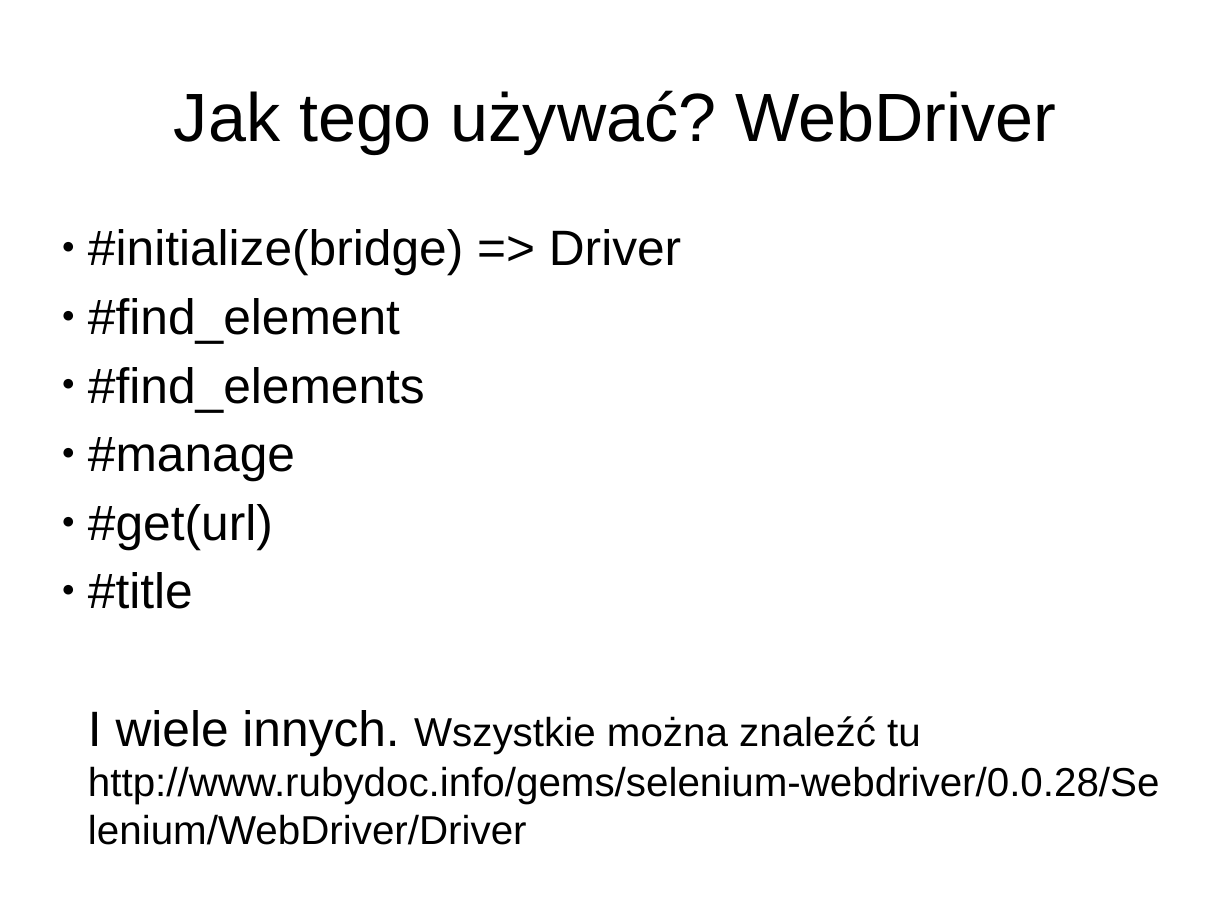
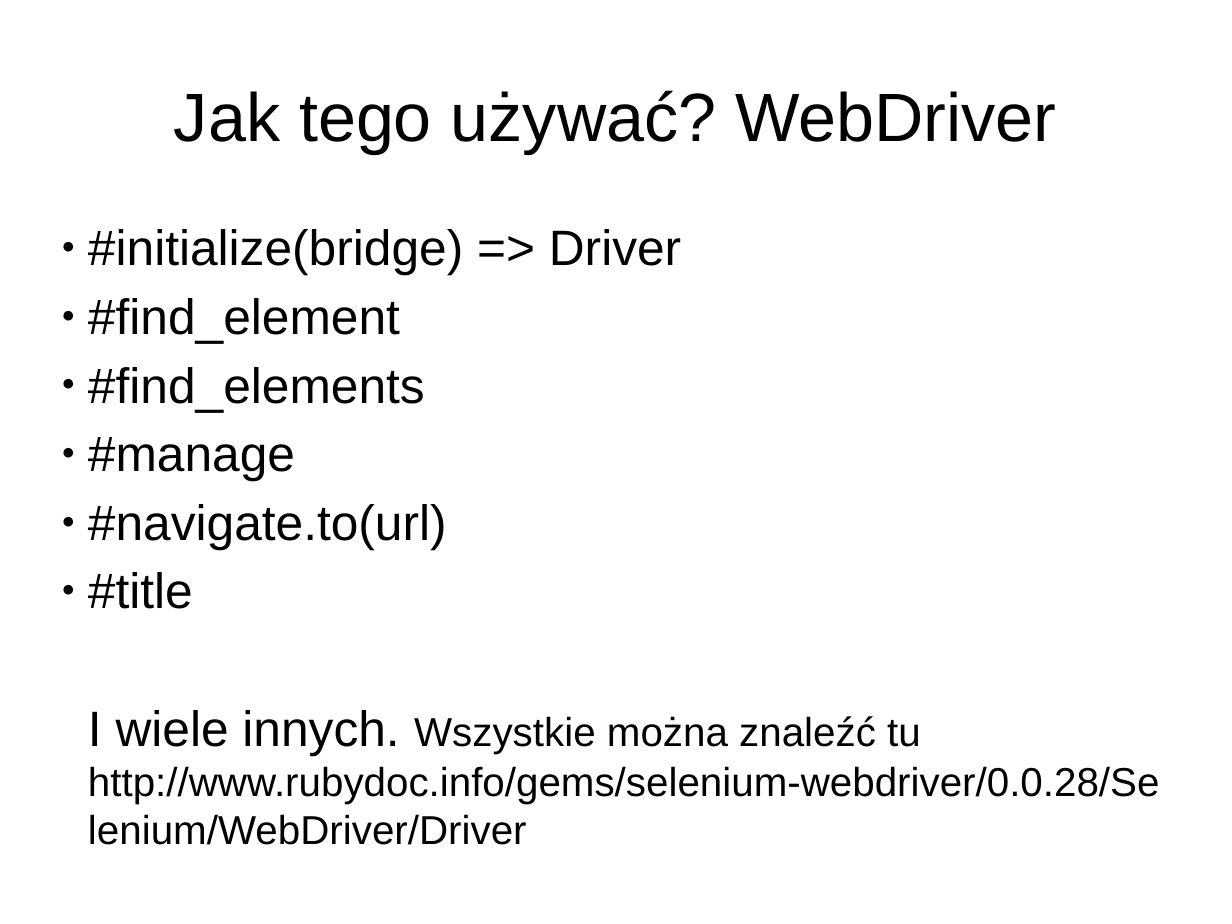
Before and after one commit to laikkk/TarPrezentacja, a slide deck: slide 9 of Prezentacja Testy Automatyczne + Selenium.odp. Drawn at 1232x924 pixels with LibreOffice and Linux fonts; fonts in the diff are those of the drawing. Boxes give left, top, right and bottom in pixels: in the first picture for what was removed or moved away, otherwise in the second. Text is boxed around its words. In the diff, an @@ line names an element or a change of style, - is before the commit and + after.

```diff
--- a/Prezentacja Testy Automatyczne + Selenium.odp
+++ b/Prezentacja Testy Automatyczne + Selenium.odp
@@ subtitle at box(88, 504, 447, 549): text changed @@
-● #get(url)
+● #navigate.to(url)
```
Also in this commit, not shown: 3 other slides changed, 1 slide added, 1 slide removed, 7 other files.
